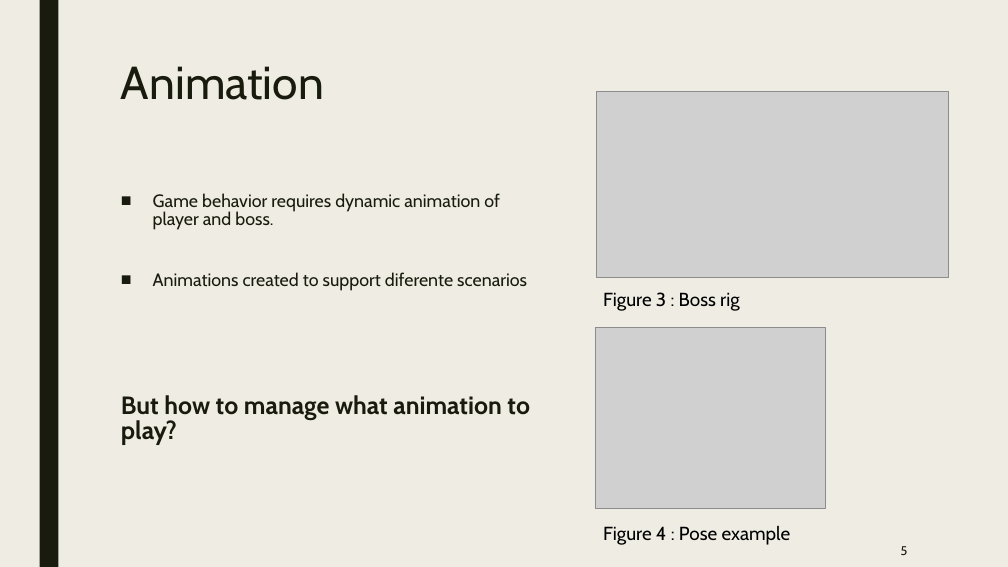
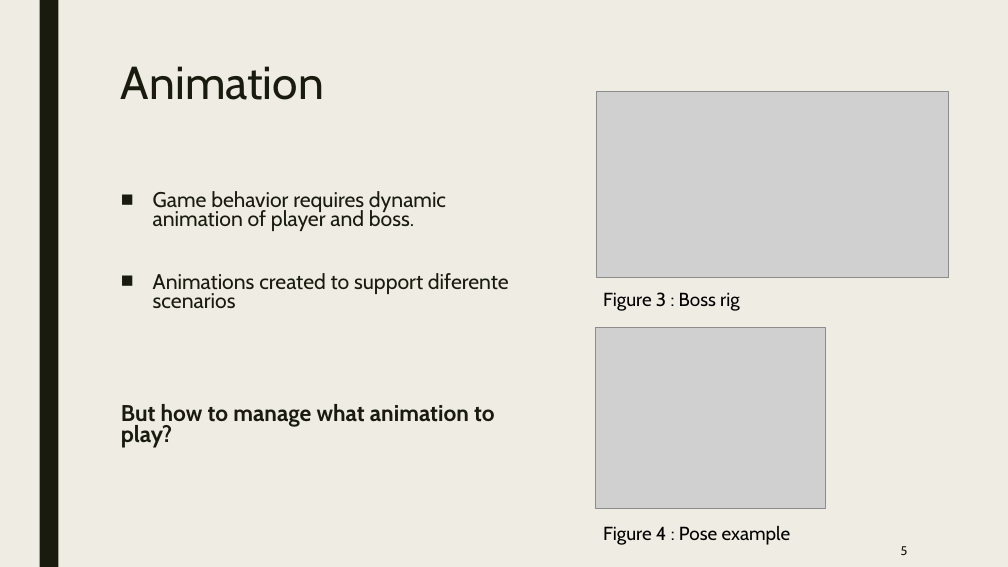
Before and after one commit to BrunommSantos/ICG_proj_113446, a slide deck: slide 5 of slidesfinais.pptx. Drawn at 1008x567 pixels with LibreOffice and Linux fonts; fonts in the diff are those of the drawing; grey boxes stand for pictures. Boxes give left, top, right and bottom in pixels: in the first picture for what was removed or moved away, otherwise in the second. Text is boxed around its words. In the diff, an @@ line names an element or a change of style, - is before the commit and + after.

```diff
--- a/slidesfinais.pptx
+++ b/slidesfinais.pptx
@@ text "Game behavior requires dynamic animation ..." at bbox=[121, 191, 509, 448]: size 17 to 20.1 pt in "Game behavior requires dynamic animation of player ...", "Animations created to support diferente scenarios"; size 23.8 to 21.7 pt in "But how to manage what animation to ..."; line spacing 0.84 to 0.74 @@
```
Also in this commit, not shown: 2 other slides changed, 2 other files.
